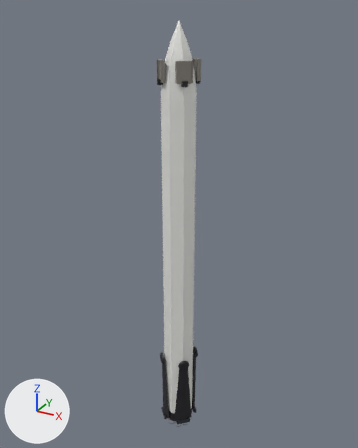
Two versions of the glTF model assets/rockets/heron-heavy/side1.lo.glb, one commit apart.
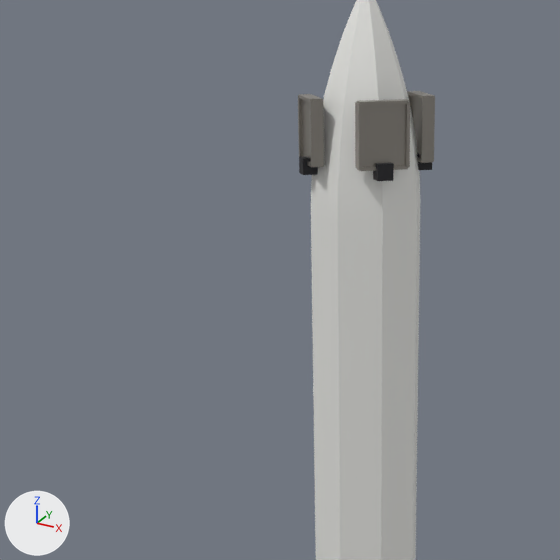
There are two pictures of each version: one whole from a camera (50 mm lens) standing at (23.81, -43.28, 48.25) and looking at (-0.62, 1.15, 26.03), one close up on the part from 17% to 68% of the width and 6% to 47% of the height. The lights are fixed; the arrows at lower left show +X, +Y and +Z. The last two pictures show the newer version. Where no turn or scale is listed for an object, it has been applied to the vertices.

Script lines for the objects in view, before the commit:
```python
me_gridfin_0_metal = bpy.data.meshes.new('gridfin_0.metal')
me_gridfin_0_metal.from_pydata(...)  # a box spanning x -0.2..0.2, y -0.75..0.75, z -1.0..-0.9; a box spanning x -0.2..0.2, y -0.75..0.75, z 0.9..1.0; a box spanning x -0.2..0.2, y 0.7..0.8, z -0.95..0.95; a box spanning x -0.2..0.2, y -0.8..-0.7, z -0.95..0.95; a box spanning x -0.1..0.1, y -0.75..0.75, z -0.95..0.95
me_gridfin_0_metal.materials.append(mat_or_metal)
me_side1_hull = bpy.data.meshes.new('side1.hull')
me_side1_hull.from_pydata(...)  # 97 vertices, 184 faces; spans x -1.8..1.8, y -1.8..1.8, z -22.9..22.9
me_side1_hull.materials.append(mat_or_hull)
ob_gridfin_0_metal = bpy.data.objects.new('gridfin_0.metal', me_gridfin_0_metal)
ob_gridfin_0_metal.parent = ob_gridfin_0
ob_gridfin_0_metal.location = (0.0, 0.0, 1.05)
ob_gridfin_1_metal = bpy.data.objects.new('gridfin_1.metal', me_gridfin_0_metal)
ob_gridfin_1_metal.parent = ob_gridfin_1
ob_gridfin_1_metal.location = (0.0, 0.0, 1.05)
ob_gridfin_3_metal = bpy.data.objects.new('gridfin_3.metal', me_gridfin_0_metal)
ob_gridfin_3_metal.parent = ob_gridfin_3
ob_gridfin_3_metal.location = (0.0, 0.0, 1.05)
ob_side1_hull = bpy.data.objects.new('side1.hull', me_side1_hull)
ob_side1_hull.location = (0.0, 0.0, 24.17)
```
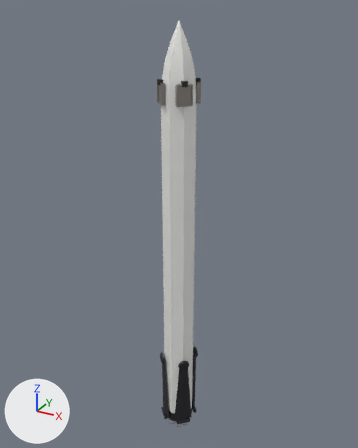
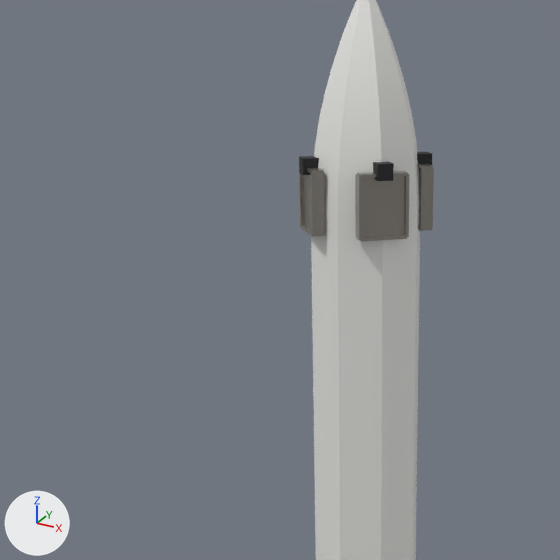
Where the change shows, as pixel boxes (x1, y1, x2, y2) in the close-ups (560 x 560 px):
'gridfin_0.metal', moved: before (355, 99, 410, 171); after (355, 171, 409, 241)
'gridfin_1.metal', moved: before (298, 94, 324, 167); after (299, 168, 325, 236)
'gridfin_3.metal', moved: before (407, 91, 435, 163); after (418, 164, 434, 231)

Diff of the bpy script that builds the scene:
```diff
--- a/assets/rockets/heron-heavy/side1.lo.glb.py
+++ b/assets/rockets/heron-heavy/side1.lo.glb.py
@@ ob_gridfin_0_metal @@
 ob_gridfin_0_metal.parent = ob_gridfin_0
-ob_gridfin_0_metal.location = (0.0, 0.0, 1.05)
+ob_gridfin_0_metal.location = (0.0, 0.0, -1.05)
@@ ob_gridfin_1_metal @@
 ob_gridfin_1_metal.parent = ob_gridfin_1
-ob_gridfin_1_metal.location = (0.0, 0.0, 1.05)
+ob_gridfin_1_metal.location = (0.0, 0.0, -1.05)
@@ ob_gridfin_3_metal @@
 ob_gridfin_3_metal.parent = ob_gridfin_3
-ob_gridfin_3_metal.location = (0.0, 0.0, 1.05)
+ob_gridfin_3_metal.location = (0.0, 0.0, -1.05)
```
